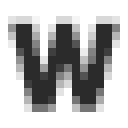
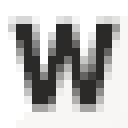
Layered file, before and after one edit (128px x 128px). Changes by layer:
painted on "W" over <box>8,16,120,112</box>
painted on "Background" over <box>8,16,128,128</box>
